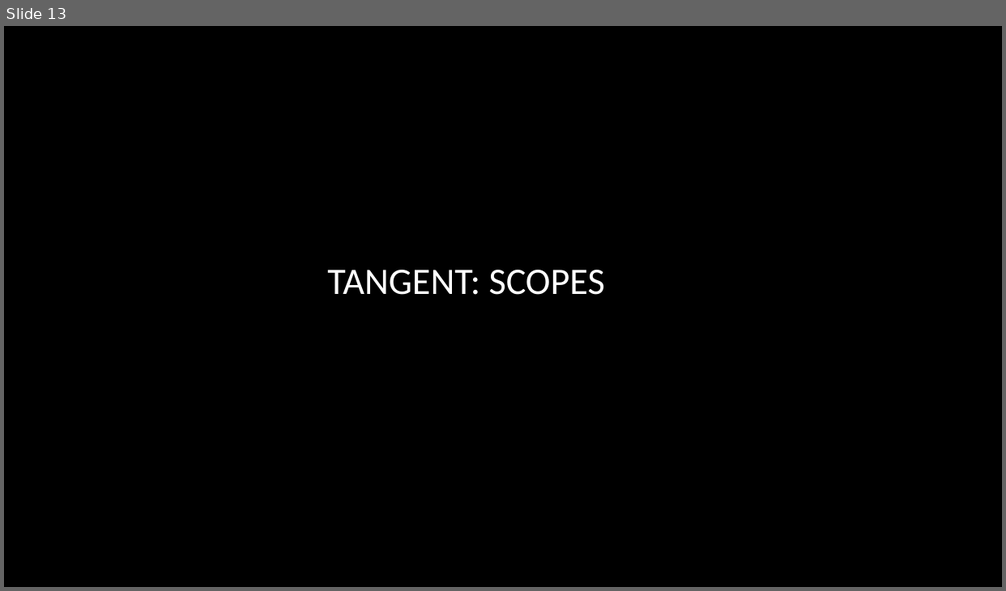
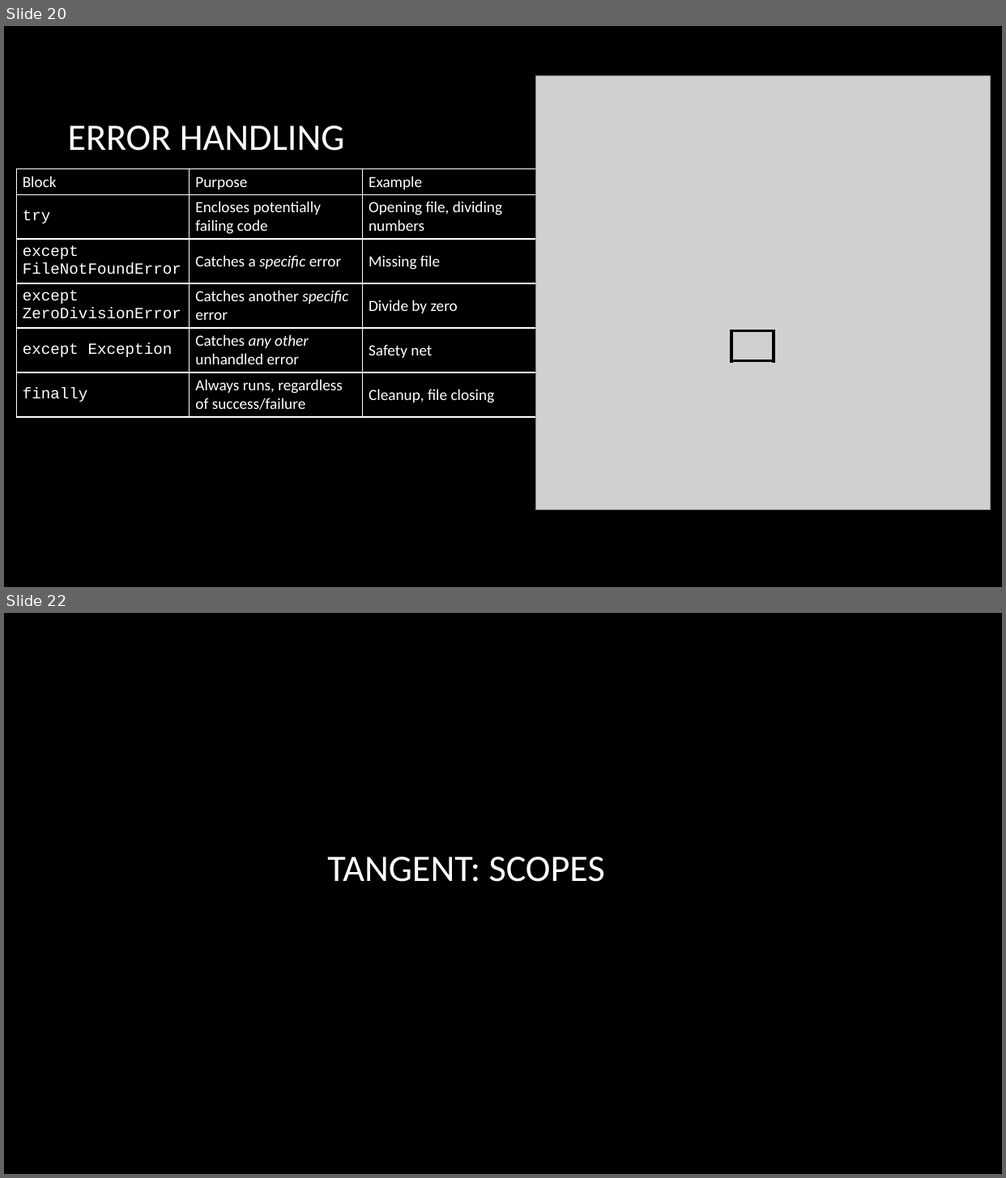
Before and after one commit to smandhai/Astro-Data-Handling-Tutorials, a slide deck: A Primer on Python Survival.pptx. Shown one above the other, each under a label of ours: slide 13 before the commit, slides 20 and 22 after it; the slides between them are not shown. The pictures are 1006x591 and 1006x1178 pixels, drawn with LibreOffice and Linux fonts; fonts in the diff are those of the drawing; grey boxes stand for pictures; background and template pictures are left out. Boxes give left, top, right and bottom in pixels: in the first picture for what was removed or moved away, otherwise in the second. Text is boxed around its words. In the diff, an @@ line names an element or a change of style, - is before the commit and + after.

```diff
--- a/A Primer on Python Survival.pptx
+++ b/A Primer on Python Survival.pptx
@@ slide 20 added at <box>4,26,1002,587</box>, background picture (left out) @@
@@ picture added at <box>535,76,990,510</box> @@
@@ title added at <box>68,126,345,151</box>, 36 pt, text #FFFFFF @@
+ERROR HANDLING
@@ table added at <box>16,169,535,416</box>, 6 rows, 3 columns @@
+Block | Purpose | Example
+try | Encloses potentially failing code | Opening file, dividing numbers
+except FileNotFoundError | Catches a specific error | Missing file
+except ZeroDivisionError | Catches another specific error | Divide by zero
+except Exception | Catches any other unhandled error | Safety net
+finally | Always runs, regardless of success/failure | Cleanup, file closing
@@ table added at <box>731,331,774,361</box>, 1 rows, 1 columns @@
+
@@ what was slide 13 is now slide 22 @@
```
Also in this commit, not shown: 4 slides changed, 3 other slides added, 2 slides removed, 1 other file.
